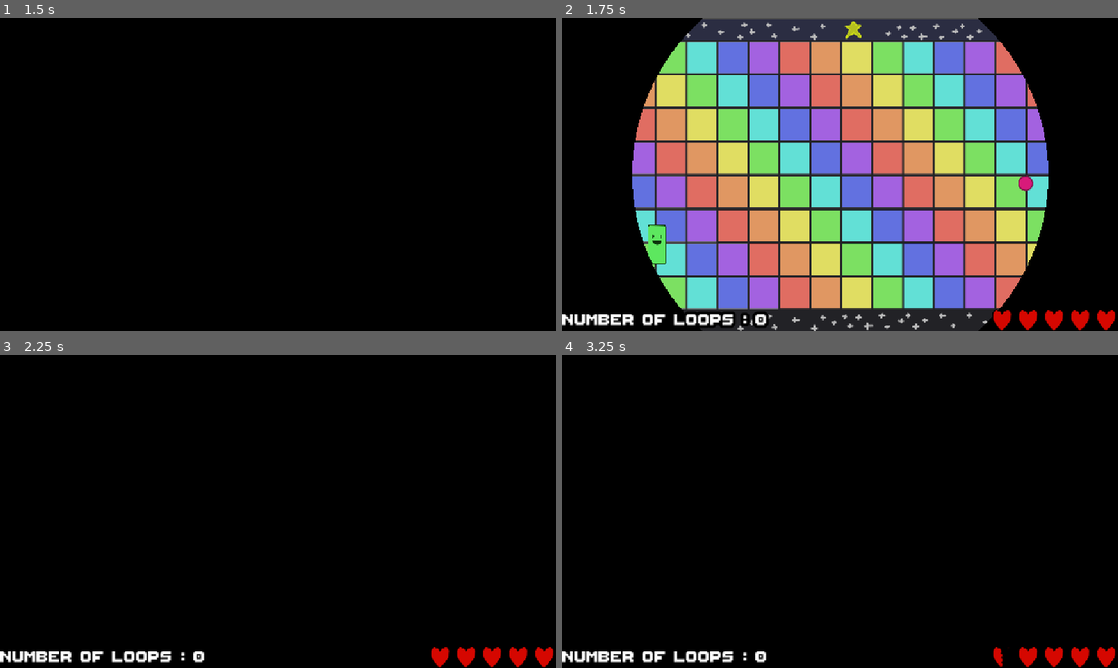
Above: before the commit, frames 1-4 (two rows, left to right).
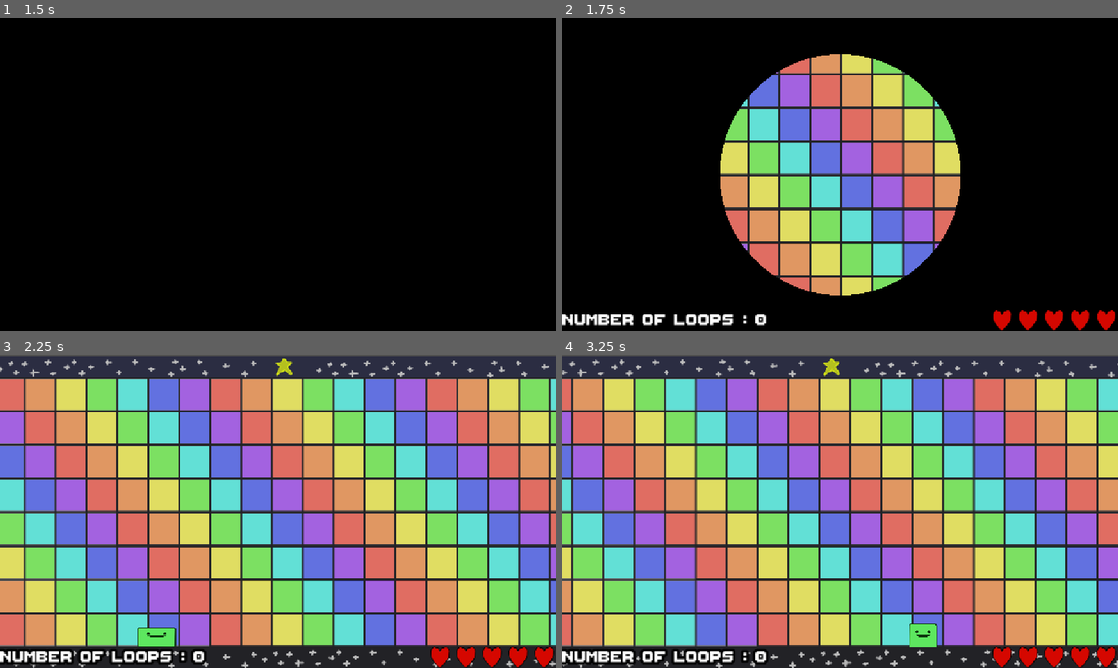
Above: after the commit, the same moments.

Repository: les-brows/la-boucle-musicale
Game: Godot game, scene res://Levels/MainMenu/MainMenu.tscn
Two runs of this game, one before a commit and one after it. Both use one fixed random seed, a clock stepped at 60 frames per second and the inputs below.
Inputs (mouse positions are in pixels of both pictures, inside the frame that each line leads up to):
- Up to frame 1 (1.5 s): tap Enter (ui_accept) at 0.5, 0.6, 0.77, 1.07 s; move the mouse to (400, 158) at 0.52 s; hold D (player1_right) 0.53-1.28 s; move the mouse to (166, 190) at 1.27 s; hold S (player1_down) from 1.28 s (still down); tap Shift (player1_dash) at 1.35 s
- Up to frame 2 (1.75 s): keep holding S (player1_down); tap Enter (ui_accept) at 1.52, 1.55 s
- Up to frame 3 (2.25 s): tap Enter (ui_accept) at 1.82 s; move the mouse to (333, 442) at 2.02 s; release S (player1_down) at 2.03 s; hold D (player1_right) from 2.03 s (still down); right-click (333, 442) at 2.1 s
- Up to frame 4 (3.25 s): tap Enter (ui_accept) at 2.3, 2.85, 3.02 s; move the mouse to (812, 574) at 2.77 s; release D (player1_right) at 2.78 s; hold O (player1_shoot_up) from 2.78 s (still down)

Frame 1 is identical in both runs. In frame 2, 40% of the frame differs, in the area x 12-100%, y 0-100%; in frame 3, 98%; in frame 4, 98%, in the area x 0-100%, y 0-100%.

Commit message:
fix: solve UI button spam

Diff:
--- a/Levels/MainMenu/main_menu.gd
+++ b/Levels/MainMenu/main_menu.gd
@@ -1,6 +1,7 @@
 extends MarginContainer
 
 const game_scene = preload("res://MainScene.tscn")
+var is_transitionning = false
 
 @onready var selector_one = $CenterContainer/VBoxContainer/CenterContainer2/VBoxContainer/CenterContainer/HBoxContainer/Selector
 @onready var selector_two = $CenterContainer/VBoxContainer/CenterContainer2/VBoxContainer/CenterContainer2/HBoxContainer/Selector
@@ -12,6 +13,9 @@
 	set_current_selection(current_selection)
 
 func _process(_delta: float) -> void:
+	if is_transitionning:
+		return
+
 	if Input.is_action_just_pressed("ui_cancel"):
 		get_tree().quit()
 
@@ -43,11 +47,14 @@
 
 func handle_selection(_current_selection):
 	if _current_selection == 0:
+		is_transitionning = true
 		await SceneTransition.close_circle()
 		get_parent().add_child(game_scene.instantiate())
 		queue_free()
 		await SceneTransition.open_circle()
+		is_transitionning = false
 
 	if _current_selection == 1:
+		is_transitionning = true
 		await SceneTransition.close_circle()
 		get_tree().quit()
Not shown: 1 places in Levels/GameOver/GameOver.tscn that only renumber resources
Not shown: 1 places in Levels/LevelPortion.tscn that only renumber resources
Not shown: 1 places in Levels/MainMenu/MainMenu.tscn that only renumber resources
Not shown: 1 places in Levels/MainMenu/SceneTransition.tscn that only renumber resources
Not shown: 1 places in Levels/ScrollingLevel.tscn that only renumber resources
Not shown: 1 places in MainScene.tscn that only renumber resources
Not shown: 1 places in Objects/Enemies/Laser.tscn that only renumber resources
Not shown: 1 places in Objects/Enemies/Managers/EnemyLevelPortion.tscn that only renumber resources
Not shown: 1 places in Objects/Enemies/Shooter.tscn that only renumber resources
Not shown: 1 places in Objects/GameUI/GameUI.tscn that only renumber resources
Not shown: 1 places in Objects/InputManager.tscn that only renumber resources
Not shown: 1 places in Objects/Player/Player.tscn that only renumber resources
(and 6 more such lines)
